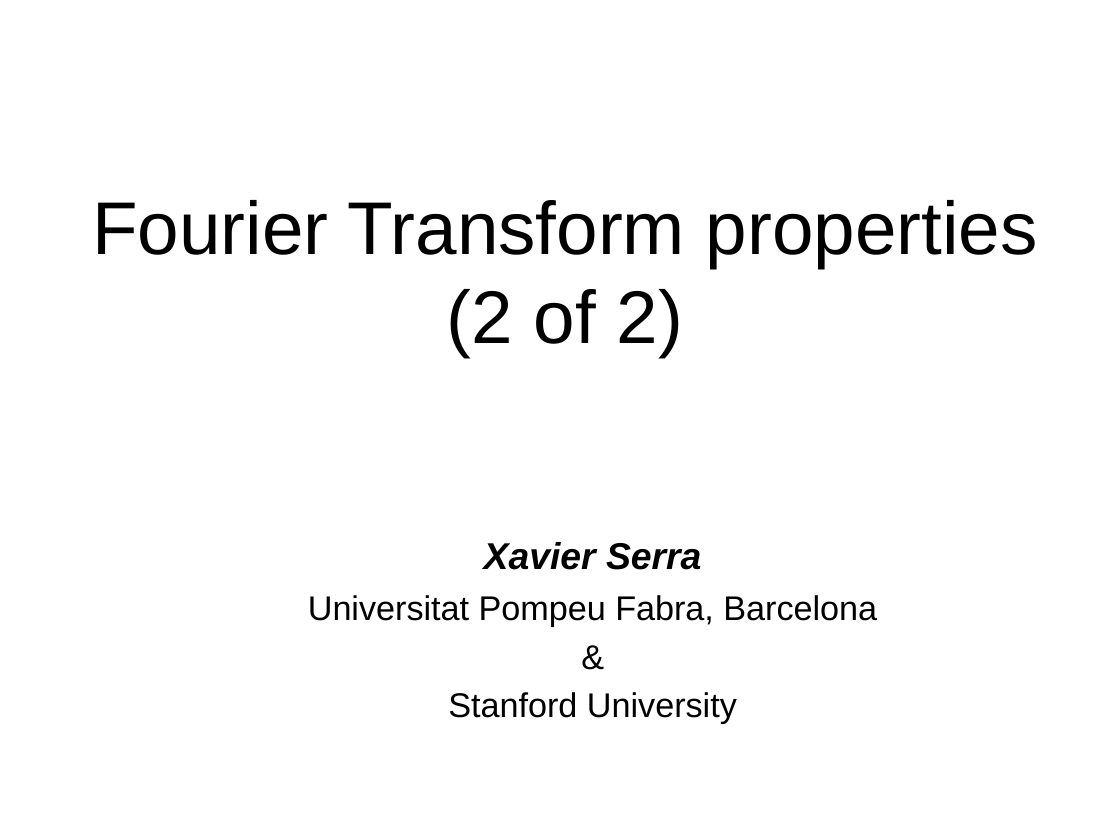
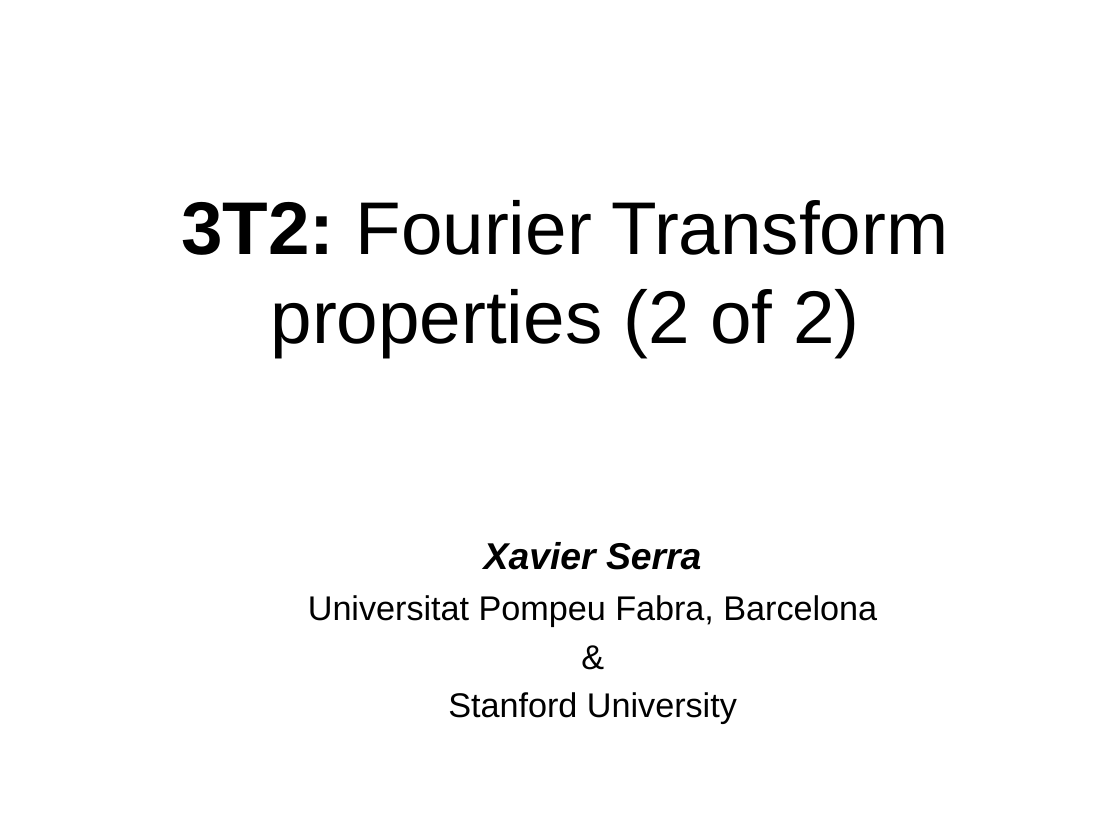
Before and after one commit to MTG/sms-tools, a slide deck: slide 1 of lectures/3-Fourier-theorems/3T2-Fourier-theorems-2.odp. Drawn at 1120x840 pixels with LibreOffice and Linux fonts; fonts in the diff are those of the drawing. Boxes give left, top, right and bottom in pixels: in the first picture for what was removed or moved away, otherwise in the second. Text is boxed around its words. In the diff, an @@ line names an element or a change of style, - is before the commit and + after.

```diff
--- a/lectures/3-Fourier-theorems/3T2-Fourier-theorems-2.odp
+++ b/lectures/3-Fourier-theorems/3T2-Fourier-theorems-2.odp
@@ title at (181,200,948,357): text changed @@
-Fourier Transform properties
-(2 of 2)
+3T2: Fourier Transform properties (2 of 2)
```
Also in this commit, not shown: 1 other slide changed, 7 other files.
